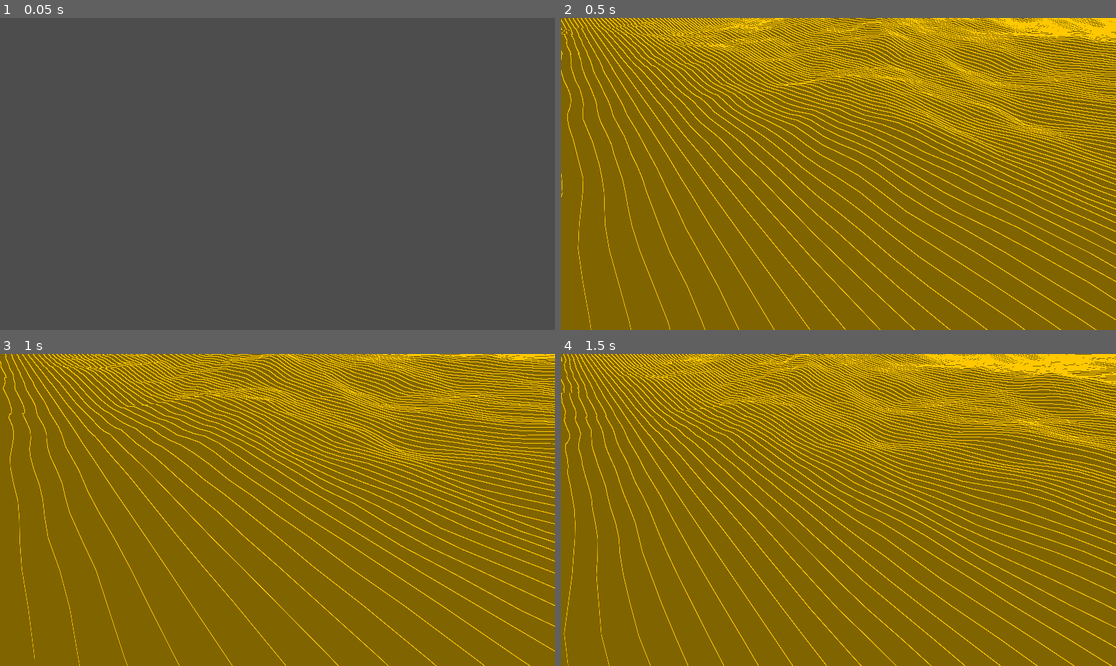
Above: before the commit, frames 1-4 (two rows, left to right).
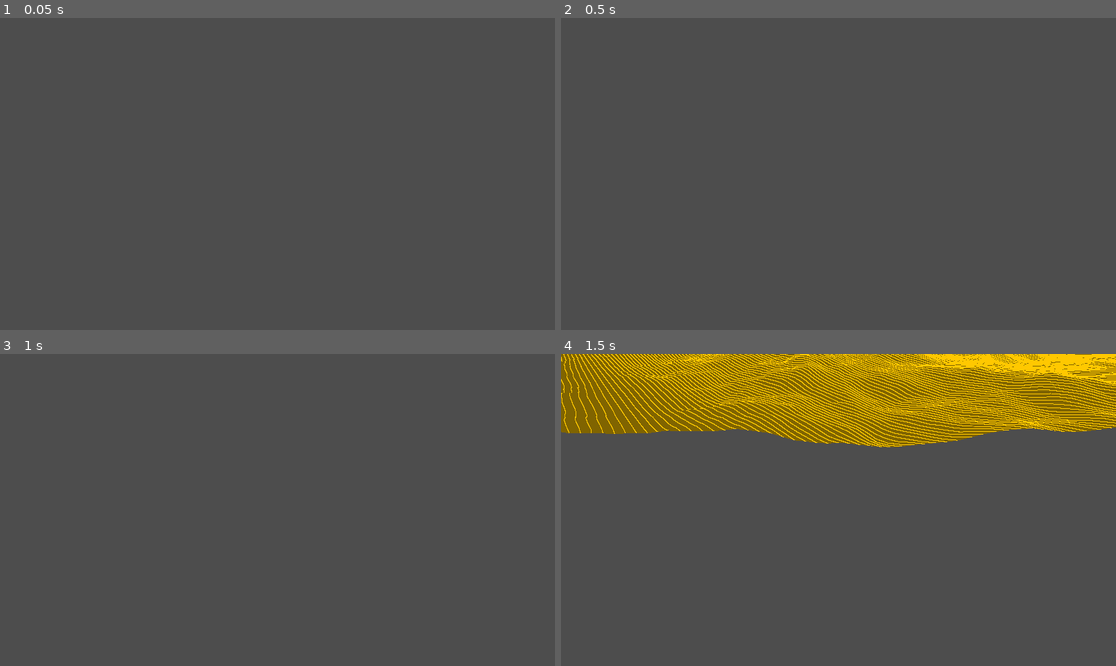
Above: after the commit, the same moments.

Repository: ubzor/godot-procedural-generation
Game: Godot game, scene res://main.tscn
The game is run twice, just before and just after one commit, with the same random seed, the same clock (stepped at 60 frames per second) and the same inputs.
Inputs (mouse positions are in pixels of both pictures, inside the frame that each line leads up to):
- Up to frame 1 (0.05 s): no input
- Up to frame 2 (0.5 s): no input
- Up to frame 3 (1 s): move the mouse to (399, 494) at 0.52 s; hold D (move_right) from 0.53 s (still down); tap Mouse wheel down (zoom_in) at 0.6 s; click (399, 494) at 0.67 s
- Up to frame 4 (1.5 s): move the mouse to (727, 525) at 1.27 s; release D (move_right) at 1.28 s; hold S (move_back) from 1.28 s (still down); tap Mouse wheel up (zoom_out) at 1.35 s

Frame 1 is identical in both runs. In frame 2, 100% of the frame differs, in the area x 0-100%, y 0-100%; in frame 3, 100%; in frame 4, 74%.

Commit message:
+ stable 60 FPS when flying around

Diff:
--- a/terrain.gd
+++ b/terrain.gd
@@ -3,7 +3,7 @@
 @export var mesh_size: int = 64
 @export var noise_frequency: float = 0.02
 @export var height_multiplier: float = 0.05
-@export var rendering_radius: float = 256.0
+@export var rendering_radius: float = 512.0
 
 var TerrainBlock = preload("res://terrain_block.tscn")
 var wireframe_shader_material: ShaderMaterial = preload("res://wireframe_shader_material.tres")
@@ -121,7 +121,7 @@
 	remove_visible_terrain_mesh_instances(terrain_blocks_offsets_to_remove)
 
 	# Prints FPS in console
-	print(Engine.get_frames_per_second())
+	#print(Engine.get_frames_per_second())
 
 func _on_camera_position_changed(camera_position):
 	if !calculating_terrain_blocks_offsets_thread or !calculating_terrain_blocks_offsets_thread.is_alive():
--- a/terrain_block.gd
+++ b/terrain_block.gd
@@ -6,6 +6,8 @@
 @export var mesh_size: int = 64
 @export var height_multiplier: float = 0.05
 @export var offset: Vector2
+
+var thread: Thread
 
 # Gets noise data for mesh
 func get_noise_data():
@@ -96,11 +98,10 @@
 	var mesh_instance = MeshInstance3D.new()
 	mesh_instance.mesh = mesh
 
-	return mesh_instance
+	call_deferred("add_terrain_mesh_to_scene", mesh_instance)
 
-func _ready():
-	var mesh_instance = generate_terrain_mesh_instance()
-	add_child(mesh_instance)
+func add_terrain_mesh_to_scene(mesh_instance):
+	call_deferred("add_child", mesh_instance)
 
 	visible = false
 	position.x = offset.x * mesh_size
@@ -109,5 +110,12 @@
 	await get_tree().create_timer(0.01).timeout
 	visible = true
 
+func _ready():
+	thread = Thread.new()
+	thread.start(generate_terrain_mesh_instance)
+
 func _process(_delta: float):
 	pass
+
+func _exit_tree():
+	thread.wait_to_finish()
Not shown, changed: README.md
